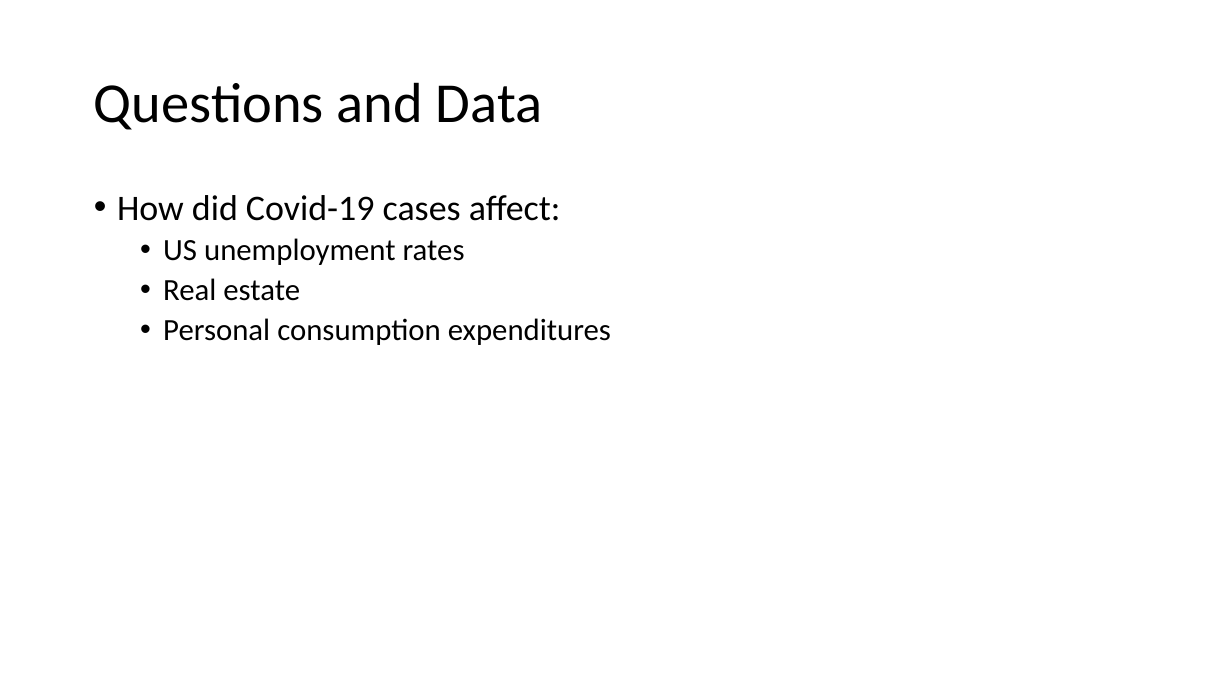
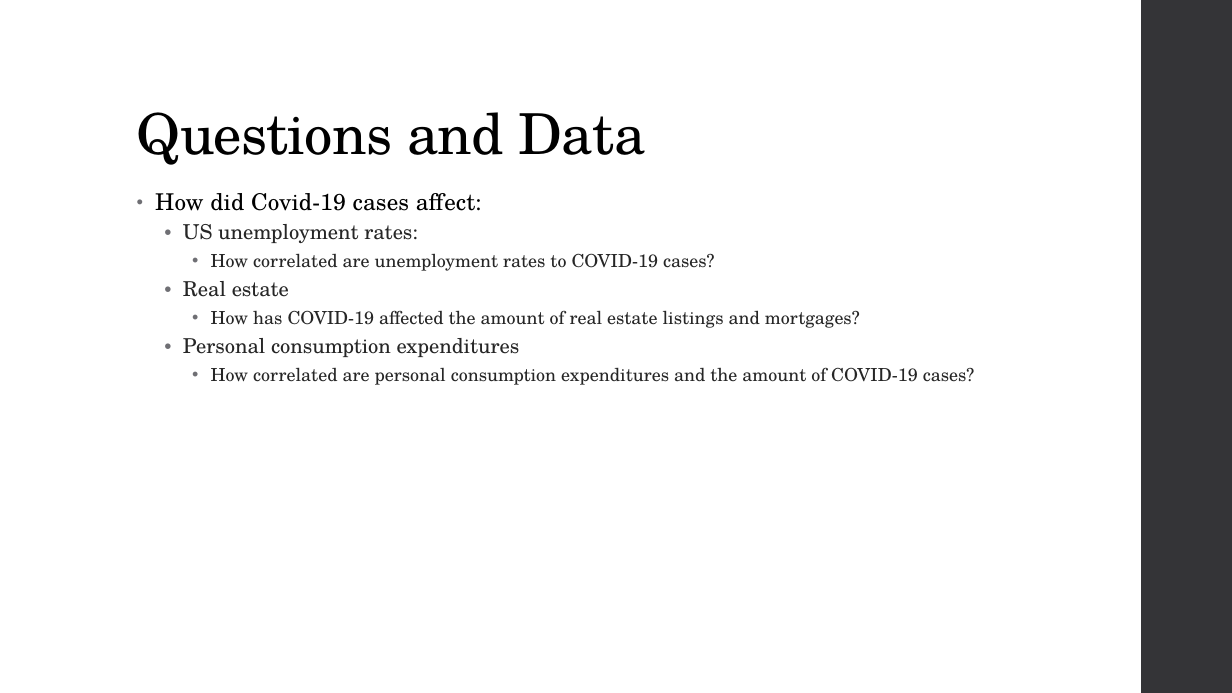
Before and after one commit to priscilla-wong/Project_1, a slide deck: slide 3 of Project_1_Slides.pptx. Drawn at 1232x693 pixels with LibreOffice and Linux fonts; fonts in the diff are those of the drawing. Boxes give left, top, right and bottom in pixels: in the first picture for what was removed or moved away, otherwise in the second. Text is boxed around its words. In the diff, an @@ line names an element or a change of style, - is before the commit and + after.

```diff
--- a/Project_1_Slides.pptx
+++ b/Project_1_Slides.pptx
@@ rectangle added at [1141,0,1232,693], fill #353537 @@
@@ title "Questions and Data": place and size @@
-title "Questions and Data" at [94,82,543,130]
+title "Questions and Data" at [137,112,646,165]
@@ title "Questions and Data" at [137,112,646,165]: font Calibri to TeX Gyre Schola, letter spacing 0 to -0.5 pt; vertical alignment middle to bottom @@
@@ text "How did Covid-19 cases affect:": place and size @@
-text "How did Covid-19 cases affect:" at [117,195,611,345]
+text "How did Covid-19 cases affect:" at [155,193,975,385]
@@ text at [155,193,520,357]: size 28 to 18 pt, letter spacing 0 to 0.1 pt in "How did Covid-19 cases affect:"; font Calibri to TeX Gyre Schola in "How did Covid-19 cases affect:", "Real estate", "Personal consumption expenditures"; size 24 to 16 pt, text colour #000000 to #262626 in "Real estate", "Personal consumption expenditures"; indent changed; line spacing 0.9 to 0.95; more space between paragraphs @@
@@ text at [183,224,715,271]: text changed; size 24 to 14 pt; font Calibri to TeX Gyre Schola; text colour #000000 to #262626 @@
-  • US unemployment rates
+  • US unemployment rates:
+    • How correlated are unemployment rates to COVID-19 cases?
@@ text at [211,310,860,328]: paragraph added @@
+    • How has COVID-19 affected the amount of real estate listings and mortgages?
@@ text at [211,367,975,385]: paragraph added @@
+    • How correlated are personal consumption expenditures and the amount of COVID-19 cases?
```
Also in this commit, not shown: 10 other slides changed, 2 other files.
